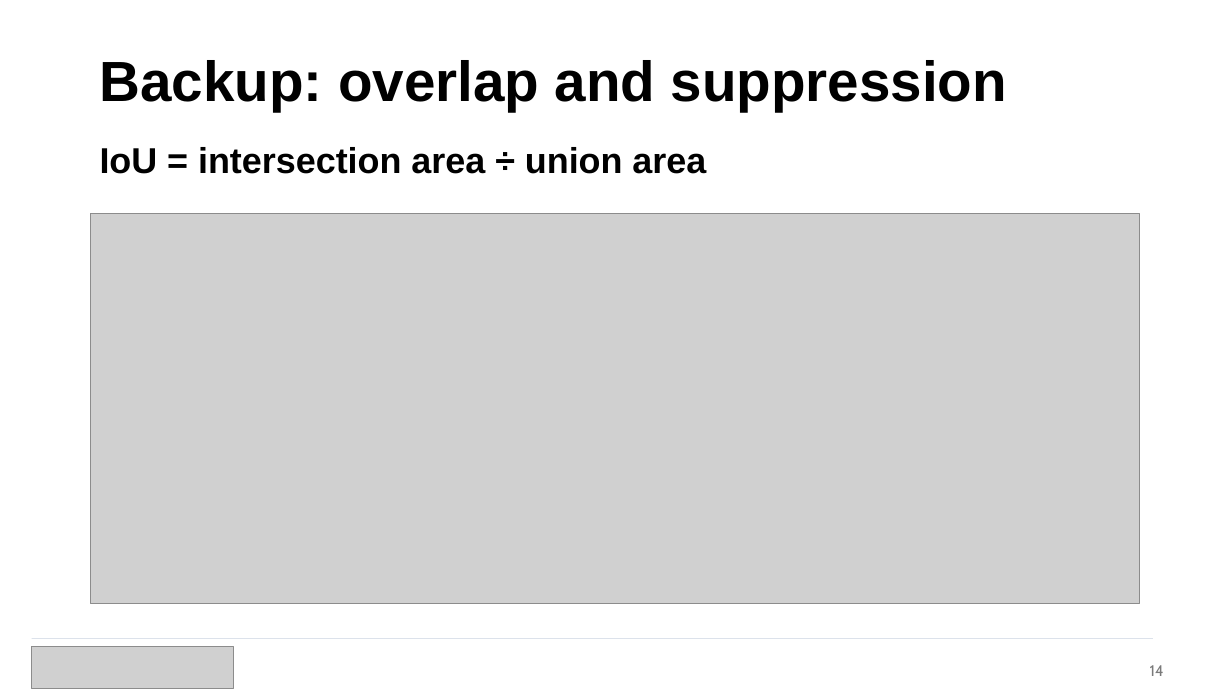
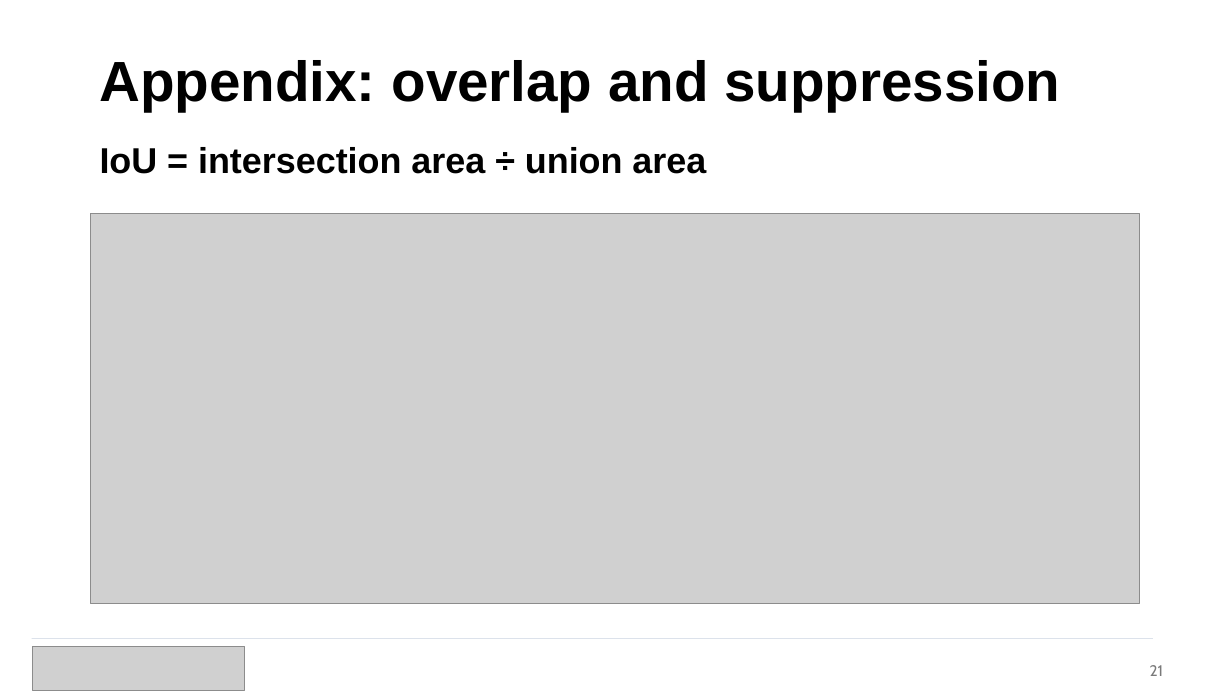
Before and after one commit to navrajkambo/EECE568_26-27, a slide deck: slide 21 of Paper Presentation/YOLO - UBC EECE 568.pptx (slide 14 before the commit). Drawn at 1232x693 pixels with LibreOffice and Linux fonts; fonts in the diff are those of the drawing; grey boxes stand for pictures. Boxes give left, top, right and bottom in pixels: in the first picture for what was removed or moved away, otherwise in the second. Text is boxed around its words. In the diff, an @@ line names an element or a change of style, - is before the commit and + after.

```diff
--- a/Paper Presentation/YOLO - UBC EECE 568.pptx
+++ b/Paper Presentation/YOLO - UBC EECE 568.pptx
@@ text at (100,60,1060,111): text changed @@
-Backup: overlap and suppression
+Appendix: overlap and suppression
@@ picture: place and size @@
-picture at (31,647,234,689)
+picture at (32,646,245,690)
@@ text at (1150,665,1163,676): text changed @@
-14
+21
```
Also in this commit, not shown: 14 other slides changed, 7 slides added, 1 other file.
